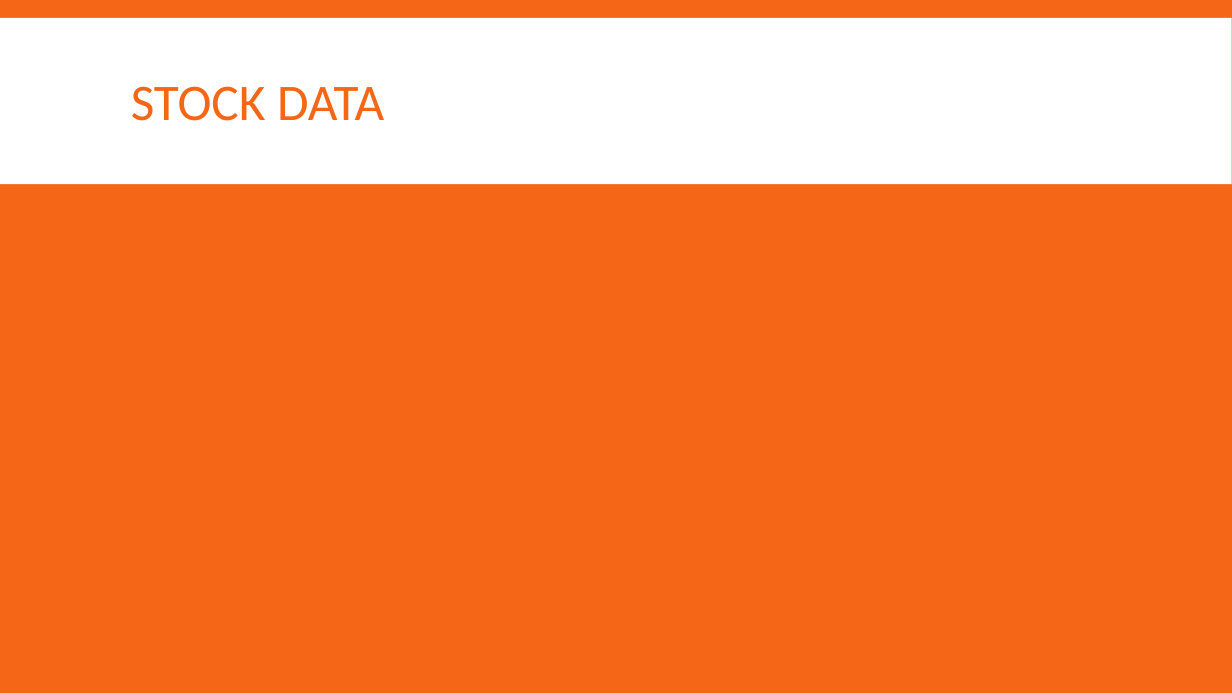
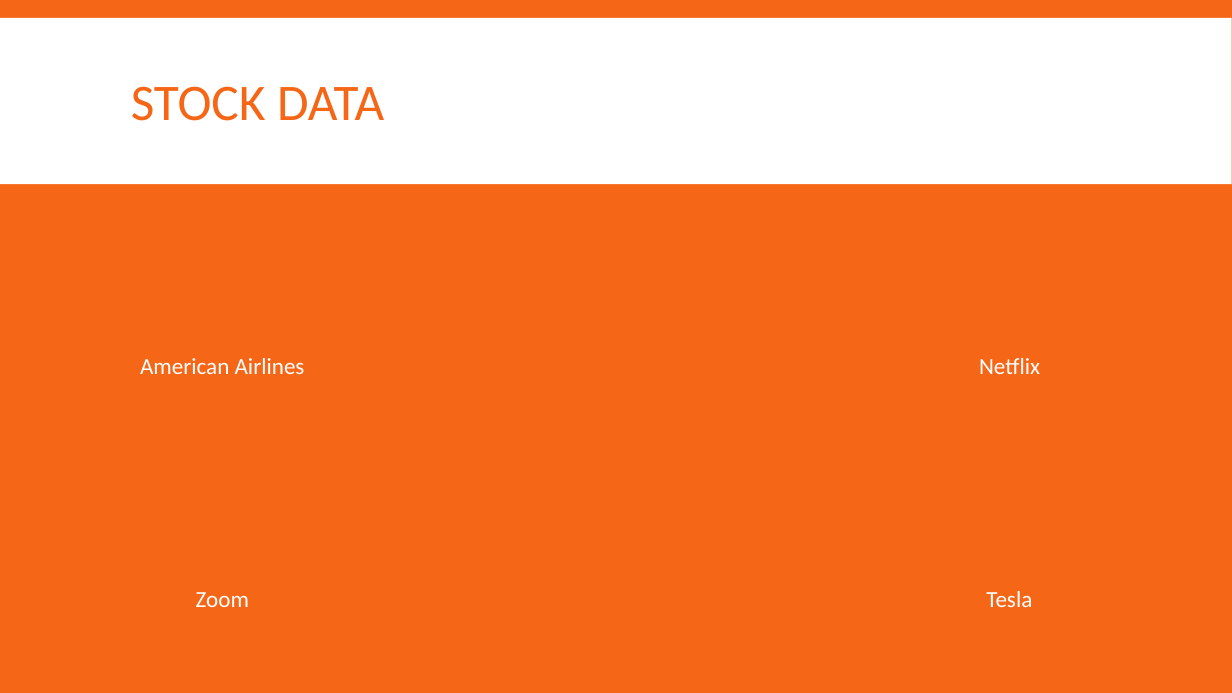
Before and after one commit to dcheung15/DataMiningProject, a slide deck: slide 7 of Powerpoint/Final Project.pptx. Drawn at 1232x693 pixels with LibreOffice and Linux fonts; fonts in the diff are those of the drawing. Boxes give left, top, right and bottom in pixels: in the first picture for what was removed or moved away, otherwise in the second. Text is boxed around its words. In the diff, an @@ line names an element or a change of style, - is before the commit and + after.

Commit message:
MORE PPT

```diff
--- a/Powerpoint/Final Project.pptx
+++ b/Powerpoint/Final Project.pptx
@@ text added at box(140, 358, 305, 374), 18 pt, text #FFFFFF @@
+American Airlines
@@ text added at box(979, 358, 1040, 374), 18 pt, text #FFFFFF @@
+Netflix
@@ text added at box(196, 592, 249, 607), 18 pt, text #FFFFFF @@
+Zoom
@@ text added at box(986, 591, 1032, 607), 18 pt, text #FFFFFF @@
+Tesla
```
Also in this commit, not shown: 1 other slide changed.
